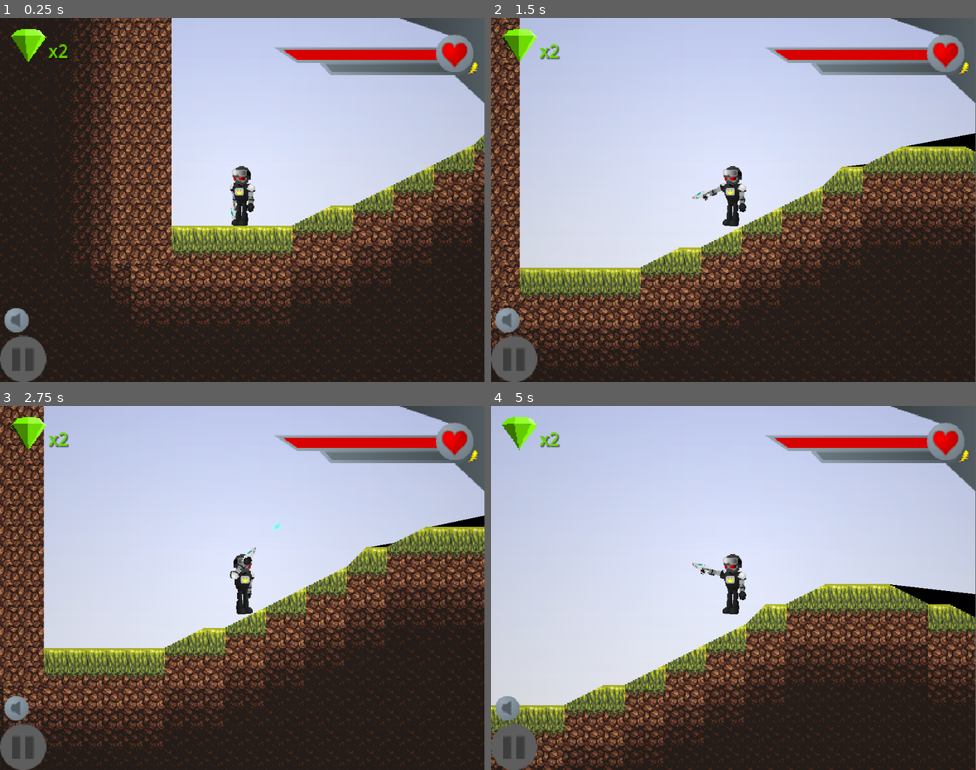
Above: before the commit, frames 1-4 (two rows, left to right).
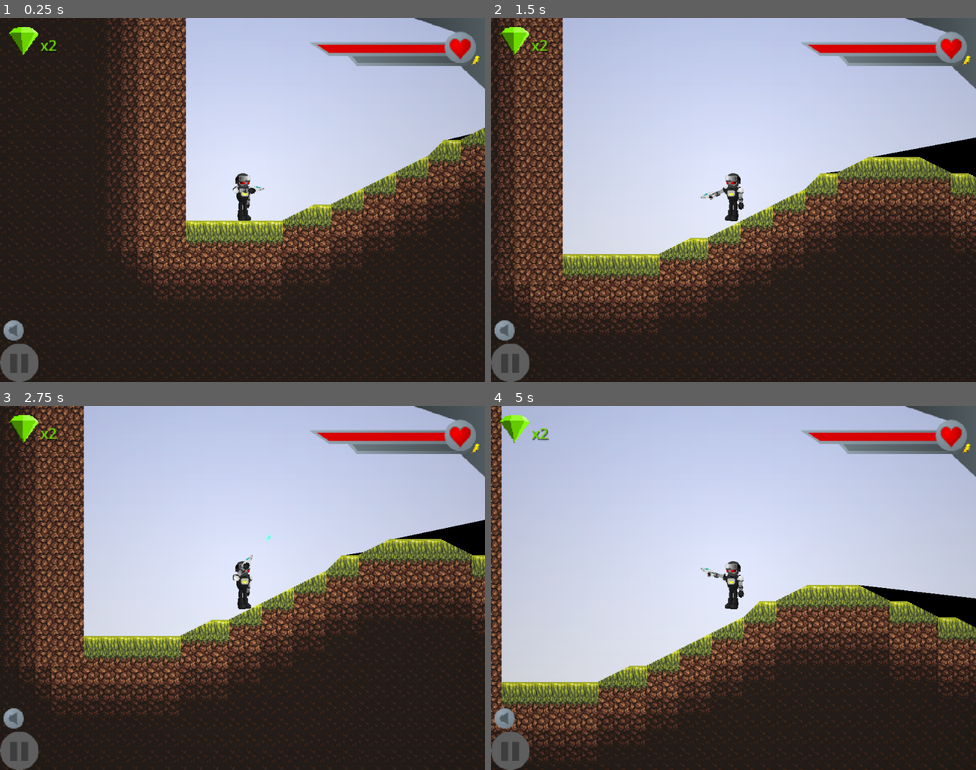
Above: after the commit, the same moments.

Repository: HMI-Studios/Skylands-WFA
Game: Godot game, scene res://ui/Intro.tscn
Same seed, same stepped clock (60 frames per second), same inputs: the game is played once before the commit and once after it. Sound files missing from this copy of the repository are replaced by a short silence.
Inputs (mouse positions are in pixels of both pictures, inside the frame that each line leads up to):
- Up to frame 1 (0.25 s): no input
- Up to frame 2 (1.5 s): move the mouse to (840, 181) at 0.52 s; hold X (shoot) 0.53-1.28 s; hold Right (move_right) from 0.53 s (still down); tap Space (jump) at 0.77 s; move the mouse to (636, 218) at 1.27 s; tap X (shoot) at 1.35 s
- Up to frame 3 (2.75 s): tap Space (jump) at 1.52 s; move the mouse to (291, 507) at 2.02 s; release Right (move_right) at 2.03 s; hold Left (move_left) from 2.03 s (still down); hold X (shoot) from 2.03 s (still down)
- Up to frame 4 (5 s): move the mouse to (709, 660) at 2.77 s; release Left (move_left) at 2.78 s; release X (shoot) at 2.78 s; hold Right (move_right) 2.78-4.28 s; tap X (shoot) at 2.85, 4.35 s; tap Space (jump) at 3.02, 3.77, 4.52 s; move the mouse to (879, 642) at 3.52 s; hold X (shoot) 3.53-4.28 s; move the mouse to (588, 533) at 4.27 s; hold Left (move_left) from 4.28 s (still down)
In our replay, the window is 799x600 before the commit and 800x600 after it. These sizes can differ from the game's own. Grey fills any space a smaller window leaves; there, only what the larger window draws over its background counts as a difference.

The runs differ from the first frame. In frame 1, 31% of the frame differs, in the area x 0-100%, y 0-100%; in frame 2, 33%; in frame 3, 34%; in frame 4, 25%.

Commit message:
use fixed viewport size

Diff:
--- a/project/project.godot
+++ b/project/project.godot
@@ -27,8 +27,7 @@
 
 window/size/viewport_width=960
 window/size/viewport_height=720
-mouse_cursor/custom_image="res://assets/cursor.png"
-mouse_cursor/custom_image_hotspot=Vector2(16, 16)
+window/stretch/mode="viewport"
 mouse_cursor/size/viewport_height=720
 
 [input]
@@ -46,6 +45,7 @@
 jump={
 "deadzone": 0.5,
 "events": [Object(InputEventKey,"resource_local_to_scene":false,"resource_name":"","device":-1,"window_id":0,"alt_pressed":false,"shift_pressed":false,"ctrl_pressed":false,"meta_pressed":false,"pressed":false,"keycode":0,"physical_keycode":32,"key_label":0,"unicode":32,"echo":false,"script":null)
+, Object(InputEventKey,"resource_local_to_scene":false,"resource_name":"","device":-1,"window_id":0,"alt_pressed":false,"shift_pressed":false,"ctrl_pressed":false,"meta_pressed":false,"pressed":false,"keycode":0,"physical_keycode":4194320,"key_label":0,"unicode":0,"echo":false,"script":null)
 ]
 }
 sneak={
--- a/project/scenes/Main.tscn
+++ b/project/scenes/Main.tscn
@@ -33,7 +33,7 @@
 
 [node name="Camera" type="Camera2D" parent="."]
 unique_name_in_owner = true
-zoom = Vector2(2.5, 2.5)
+zoom = Vector2(2, 2)
 script = ExtResource("3_3x1oi")
 
 [node name="HUD" parent="." instance=ExtResource("4_x3ds7")]
